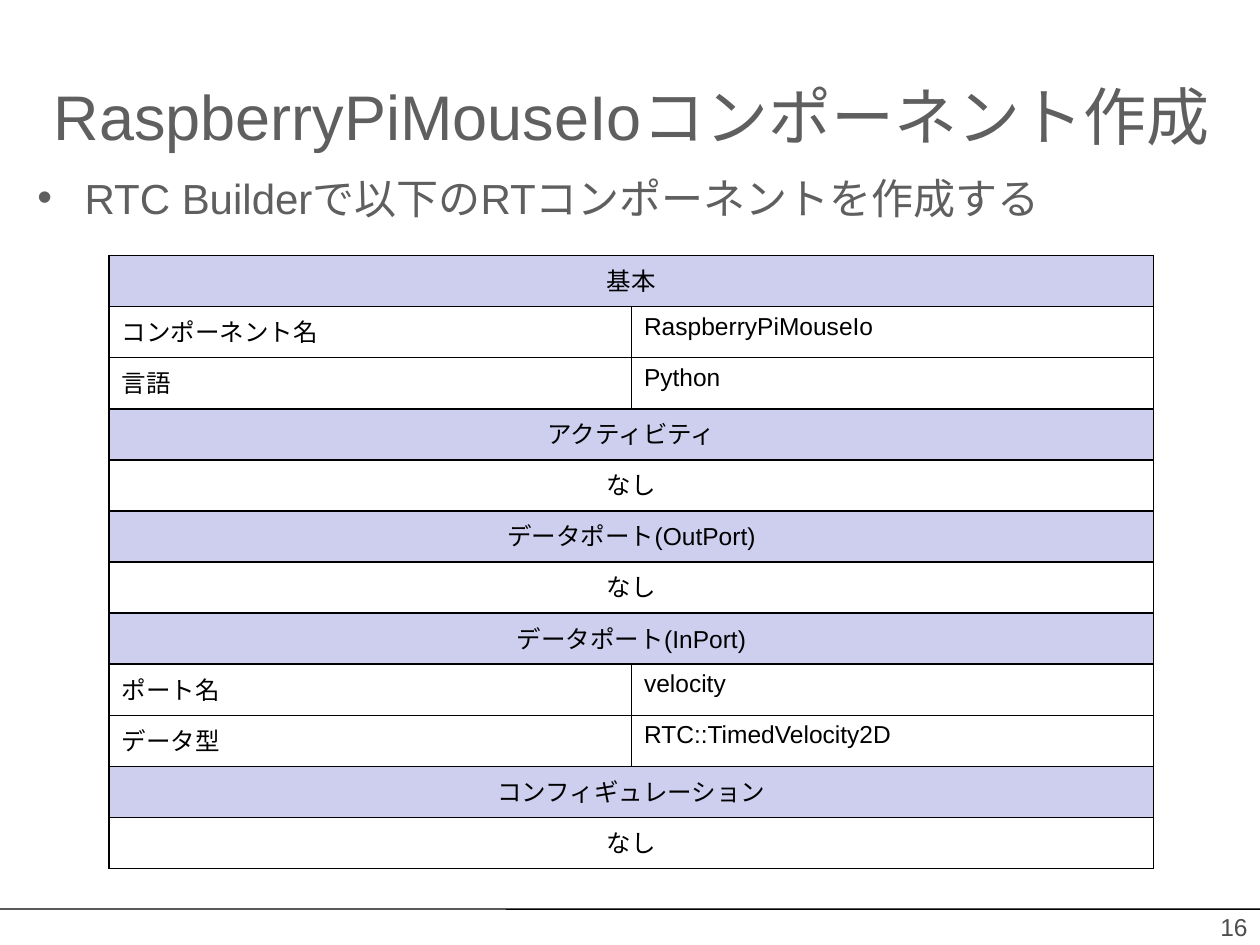
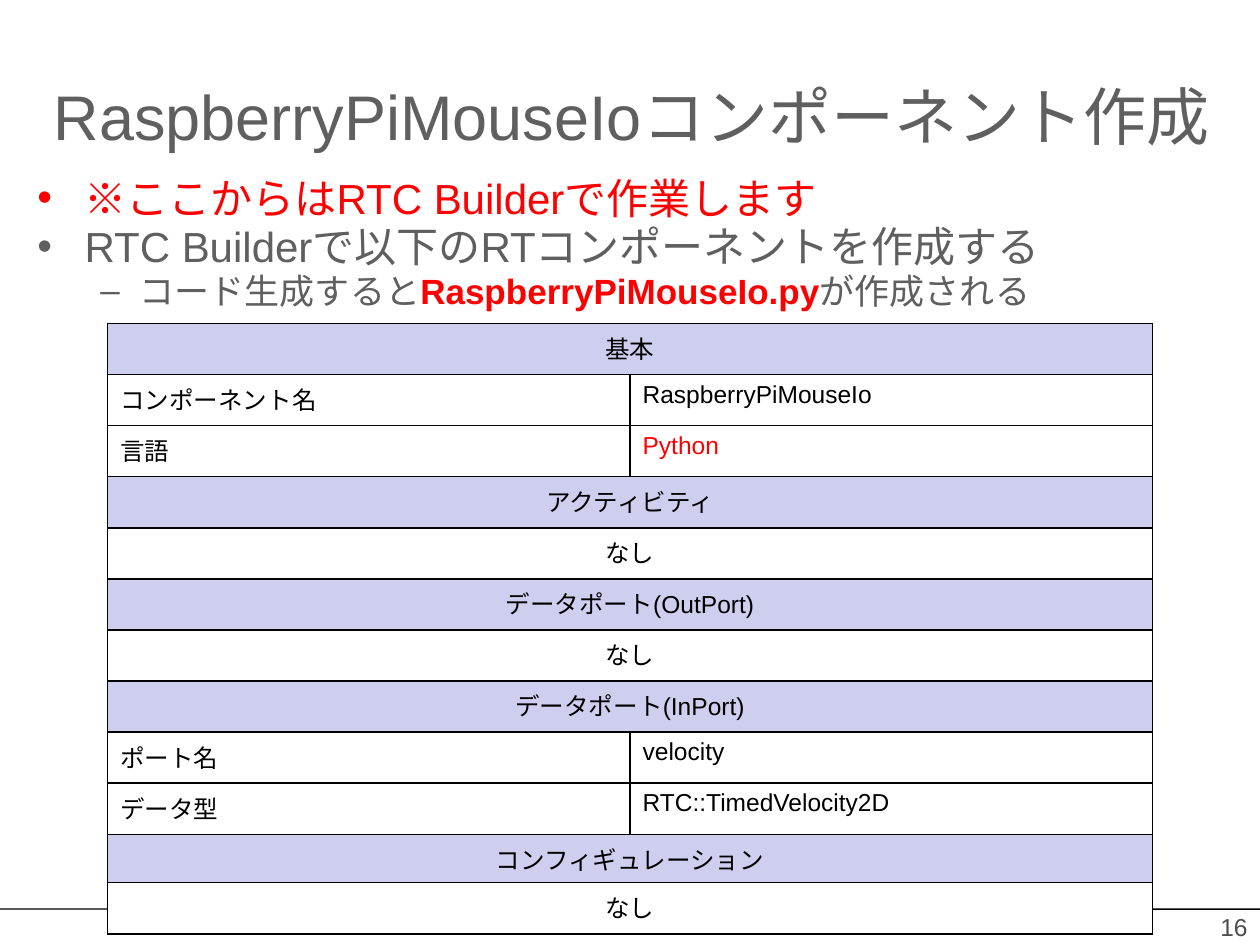
Before and after one commit to OpenRTM/RTM_Tutorial, a slide deck: slide 16 of ppt/Choreonoid入門.pptx. Drawn at 1260x945 pixels with LibreOffice and Linux fonts; fonts in the diff are those of the drawing; background and template pictures are left out. Boxes give left, top, right and bottom in pixels: in the first picture for what was removed or moved away, otherwise in the second. Text is boxed around its words. In the diff, an @@ line names an element or a change of style, - is before the commit and + after.

```diff
--- a/ppt/Choreonoid入門.pptx
+++ b/ppt/Choreonoid入門.pptx
@@ text at (85,180,817,218): paragraph added @@
+• ※ここからはRTC Builderで作業します
@@ text at (140,274,1030,312): paragraph added @@
+  – コード生成するとRaspberryPiMouseIo.pyが作成される
@@ table at (107,324,1153,936) @@
@@ fill none to #FFFFFF in 11 cells @@
@@ text colour #000000 to #FF0000 in "Python" @@
@@ table: place and size @@
-table at (110,256,1155,869)
+table at (107,324,1153,936)
```
Also in this commit, not shown: 15 other slides changed, 32 other files.
